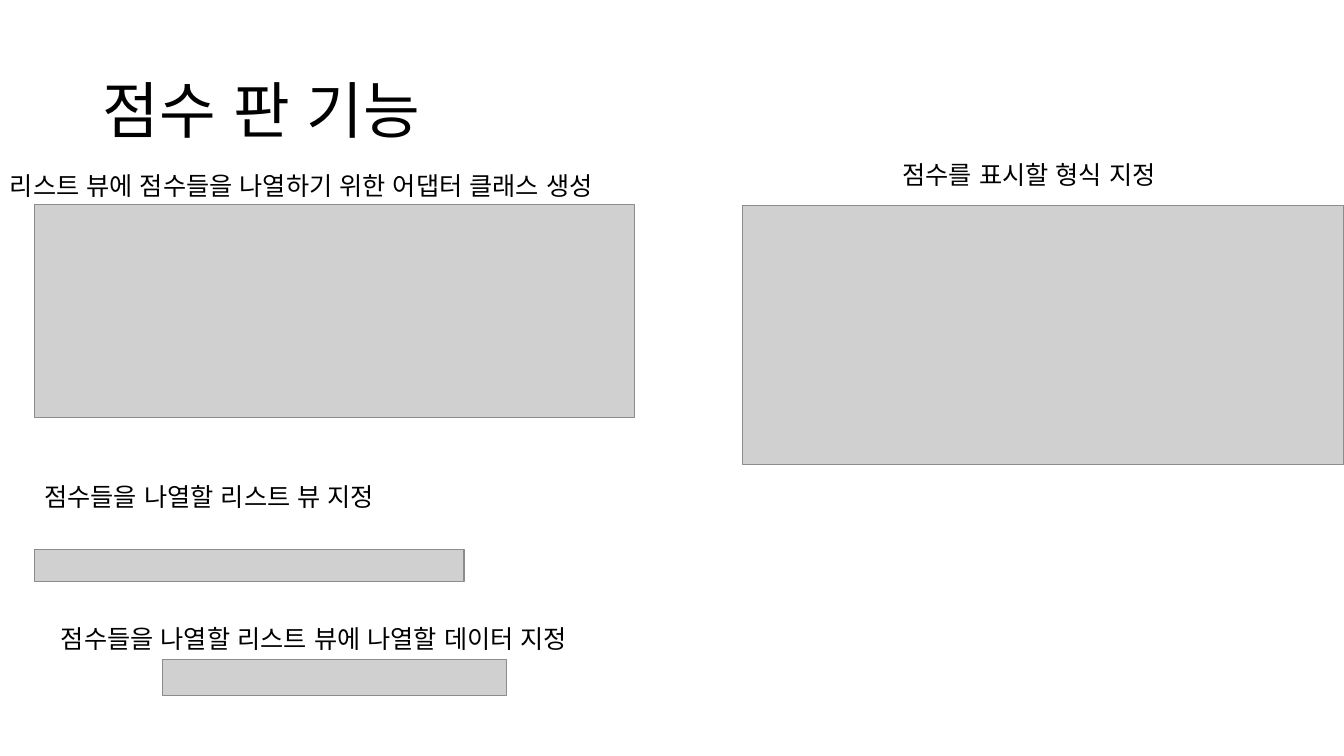
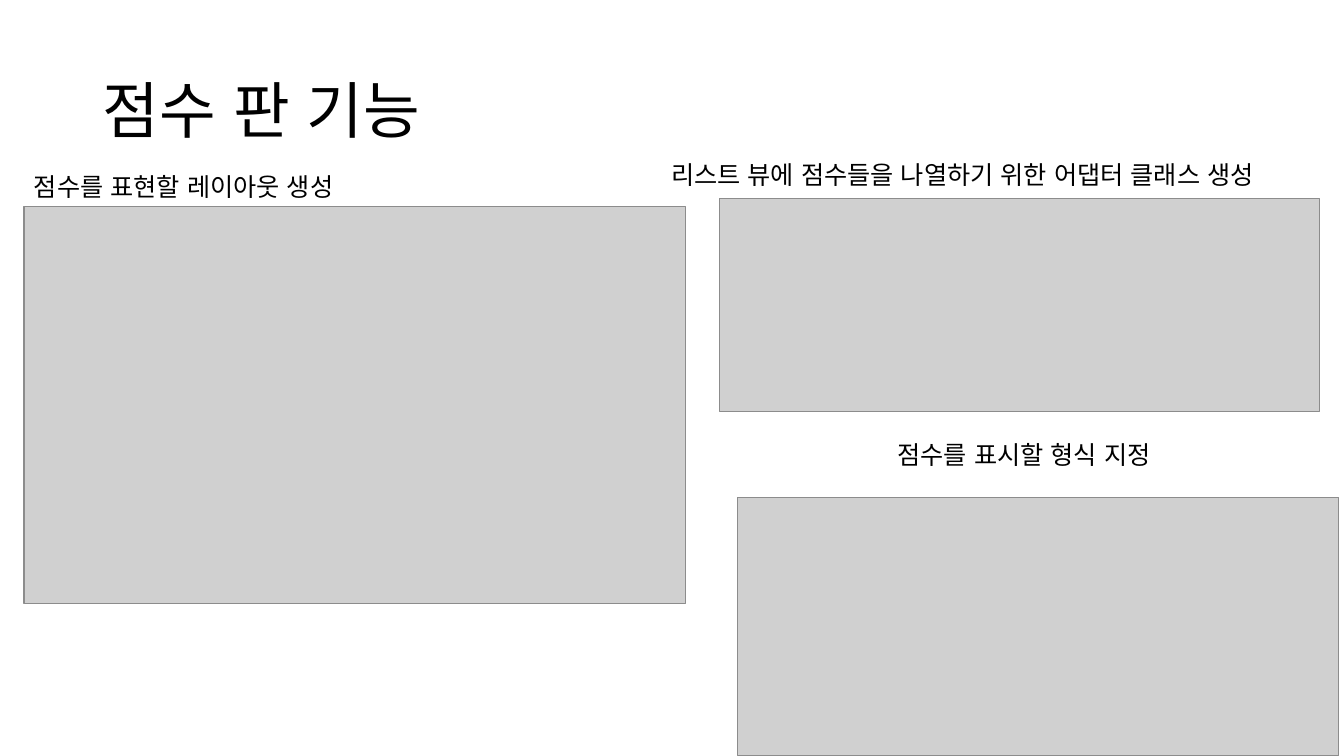
Before and after one commit to jun880381/Android, a slide deck: slide 12 of 안드로이드 프로젝트.pptx. Drawn at 1344x756 pixels with LibreOffice and Linux fonts; fonts in the diff are those of the drawing; grey boxes stand for pictures. Boxes give left, top, right and bottom in pixels: in the first picture for what was removed or moved away, otherwise in the second. Text is boxed around its words. In the diff, an @@ line names an element or a change of style, - is before the commit and + after.

```diff
--- a/안드로이드 프로젝트.pptx
+++ b/안드로이드 프로젝트.pptx
@@ text added at box(34, 175, 333, 198), 18 pt, text #000000 @@
+점수를 표현할 레이아웃 생성
@@ text "리스트 뷰에 점수들을 나열하기 위한 ...": place and size @@
-text "리스트 뷰에 점수들을 나열하기 위한 ..." at box(10, 174, 592, 197)
+text "리스트 뷰에 점수들을 나열하기 위한 ..." at box(671, 163, 1253, 186)
@@ picture added at box(24, 207, 687, 604) @@
@@ picture: place and size @@
-picture at box(34, 205, 634, 417)
+picture at box(720, 198, 1320, 410)
@@ text "점수를 표시할 형식 지정": place and size @@
-text "점수를 표시할 형식 지정" at box(902, 163, 1155, 186)
+text "점수를 표시할 형식 지정" at box(897, 443, 1150, 466)
@@ text removed at box(44, 485, 374, 508) @@
-점수들을 나열할 리스트 뷰 지정
@@ picture: place and size @@
-picture at box(743, 206, 1344, 464)
+picture at box(738, 498, 1339, 756)
@@ picture removed at box(34, 551, 464, 582) @@
@@ text removed at box(61, 627, 567, 650) @@
-점수들을 나열할 리스트 뷰에 나열할 데이터 지정
@@ picture removed at box(162, 659, 507, 696) @@
```
Also in this commit, not shown: 1 other slide changed, 1 slide added.
